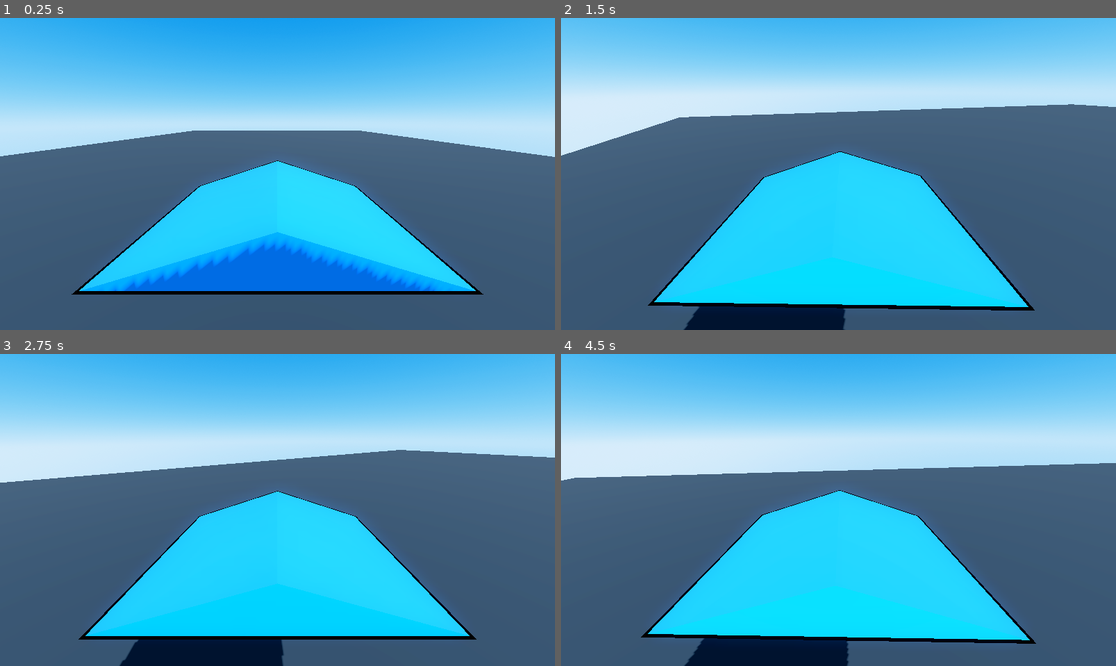
Above: before the commit, frames 1-4 (two rows, left to right).
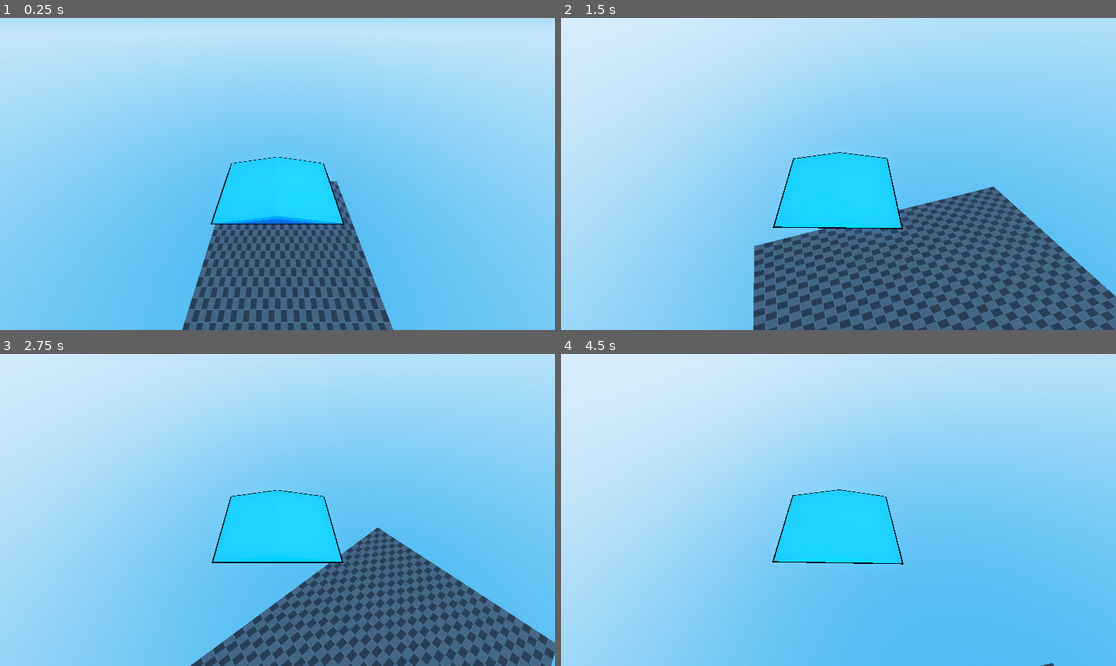
Above: after the commit, the same moments.

Repository: jake6724/flying-demo
Game: Godot game, scene res://scenes/World.tscn
Two runs of this game, one before a commit and one after it. Both use one fixed random seed, a clock stepped at 60 frames per second and the inputs below.
Inputs (mouse positions are in pixels of both pictures, inside the frame that each line leads up to):
- Up to frame 1 (0.25 s): no input
- Up to frame 2 (1.5 s): tap Enter at 0.5 s; move the mouse to (960, 158) at 0.52 s; hold D (move_right) 0.53-1.28 s; click (960, 158) at 0.6 s; move the mouse to (810, 174) at 1.27 s; hold W (move_up) from 1.28 s (still down); click (810, 174) at 1.35 s
- Up to frame 3 (2.75 s): keep holding W (move_up); move the mouse to (288, 503) at 2.02 s; click (288, 503) at 2.1 s
- Up to frame 4 (4.5 s): keep holding W (move_up); move the mouse to (832, 516) at 2.77 s; click (832, 516) at 2.85 s; move the mouse to (877, 513) at 3.52 s; click (877, 513) at 3.6 s; move the mouse to (794, 506) at 4.27 s; click (794, 506) at 4.35 s

The runs differ from the first frame. In frame 1, 89% of the frame differs, in the area x 0-100%, y 0-100%; in frame 2, 83%; in frame 3, 86%; in frame 4, 89%.

Commit message:
Update glider

Diff:
--- /dev/null
+++ b/materials/shaders/shader_material_grid.tres
@@ -0,0 +1,27 @@
+[gd_resource type="ShaderMaterial" load_steps=2 format=3 uid="uid://d3khmrjdetyq6"]
+
+[ext_resource type="Shader" uid="uid://tyj55hwswxnh" path="res://materials/shaders/grid.gdshader" id="1_s1ltx"]
+
+[resource]
+render_priority = 0
+shader = ExtResource("1_s1ltx")
+shader_parameter/subdivisions = 32.0
+shader_parameter/grid_width = 0.02
+shader_parameter/background_color = Color(0.2, 0.2, 0.2, 1)
+shader_parameter/background_color_two = Color(0.1, 0.1, 0.1, 1)
+shader_parameter/grid_color = Color(0.5, 0.5, 0.5, 1)
+shader_parameter/dashed_scale_x = 0.02
+shader_parameter/dashed_scale_y = 0.02
+shader_parameter/dashed_count_x = 1.0
+shader_parameter/dashed_count_y = 1.0
+shader_parameter/point_width = 0.021
+shader_parameter/point_color = Color(0, 0, 0, 1)
+shader_parameter/point_scale_x = 0.05
+shader_parameter/point_scale_y = 0.05
+shader_parameter/inside_width = 0.01
+shader_parameter/inside_subdivisions = 6.0
+shader_parameter/inside_color = Color(0.4, 0.4, 0.4, 1)
+shader_parameter/in_dashed_scale_x = 0.3
+shader_parameter/in_dashed_scale_y = 0.3
+shader_parameter/in_dashed_count_x = 6.0
+shader_parameter/in_dashed_count_y = 6.0
--- a/scenes/Glider.tscn
+++ b/scenes/Glider.tscn
@@ -4,14 +4,14 @@
 [ext_resource type="Material" uid="uid://bpt63yhb2lbod" path="res://materials/MaterialGlider.tres" id="1_epb0v"]
 
 [sub_resource type="PrismMesh" id="PrismMesh_2x8ny"]
-size = Vector3(6, 1, 5)
+size = Vector3(6, 0.5, 5)
 
 [sub_resource type="ConvexPolygonShape3D" id="ConvexPolygonShape3D_df3d8"]
 points = PackedVector3Array(0, 1.5, 0.25, 3, -1.5, 0.25, 0, 1.5, -0.25, -3, -1.5, 0.25, 3, -1.5, -0.25, -3, -1.5, -0.25)
 
 [node name="Glider" type="CharacterBody3D" node_paths=PackedStringArray("camera", "camera_pivot", "skin")]
 script = ExtResource("1_df3d8")
-camera = NodePath("CameraPivot/Camera")
+camera = NodePath("CameraPivot/SpringArm3D/Camera3D")
 camera_pivot = NodePath("CameraPivot")
 skin = NodePath("MeshInstance3D")
 metadata/_custom_type_script = "uid://dtwoetsvw63ul"
@@ -26,5 +26,9 @@
 
 [node name="CameraPivot" type="Node3D" parent="."]
 
-[node name="Camera" type="Camera3D" parent="CameraPivot"]
-transform = Transform3D(1, 0, 0, 0, 0.9659259, 0.25881907, 0, -0.25881907, 0.9659258, 0, 2, 5)
+[node name="SpringArm3D" type="SpringArm3D" parent="CameraPivot"]
+transform = Transform3D(1, 0, 0, 0, 0.8079899, 0.5891963, 0, -0.5891963, 0.8079899, 0, 0, -1)
+collision_mask = 0
+spring_length = 12.0
+
+[node name="Camera3D" type="Camera3D" parent="CameraPivot/SpringArm3D"]
--- a/scenes/World.tscn
+++ b/scenes/World.tscn
@@ -1,8 +1,8 @@
-[gd_scene load_steps=9 format=3 uid="uid://c78qi5xkjwlxr"]
+[gd_scene load_steps=7 format=3 uid="uid://c78qi5xkjwlxr"]
 
 [ext_resource type="Texture2D" uid="uid://hil1bhbxqduk" path="res://assets/AllSkyFree_Sky_ClearBlueSky_Equirect.png" id="1_kqs1s"]
-[ext_resource type="Shader" uid="uid://tyj55hwswxnh" path="res://materials/shaders/grid.gdshader" id="2_7g83o"]
 [ext_resource type="PackedScene" uid="uid://bm6rm6n3jxstv" path="res://scenes/Glider.tscn" id="2_32lhk"]
+[ext_resource type="Material" uid="uid://d3khmrjdetyq6" path="res://materials/shaders/shader_material_grid.tres" id="3_7g83o"]
 
 [sub_resource type="PanoramaSkyMaterial" id="PanoramaSkyMaterial_32lhk"]
 panorama = ExtResource("1_kqs1s")
@@ -16,34 +16,6 @@
 tonemap_mode = 2
 glow_enabled = true
 
-[sub_resource type="ShaderMaterial" id="ShaderMaterial_7g83o"]
-render_priority = 0
-shader = ExtResource("2_7g83o")
-shader_parameter/subdivisions = 32.0
-shader_parameter/grid_width = 0.02
-shader_parameter/background_color = Color(0.2, 0.2, 0.2, 1)
-shader_parameter/background_color_two = Color(0.1, 0.1, 0.1, 1)
-shader_parameter/grid_color = Color(0.5, 0.5, 0.5, 1)
-shader_parameter/dashed_scale_x = 0.02
-shader_parameter/dashed_scale_y = 0.02
-shader_parameter/dashed_count_x = 1.0
-shader_parameter/dashed_count_y = 1.0
-shader_parameter/point_width = 0.021
-shader_parameter/point_color = Color(0, 0, 0, 1)
-shader_parameter/point_scale_x = 0.05
-shader_parameter/point_scale_y = 0.05
-shader_parameter/inside_width = 0.01
-shader_parameter/inside_subdivisions = 6.0
-shader_parameter/inside_color = Color(0.4, 0.4, 0.4, 1)
-shader_parameter/in_dashed_scale_x = 0.3
-shader_parameter/in_dashed_scale_y = 0.3
-shader_parameter/in_dashed_count_x = 6.0
-shader_parameter/in_dashed_count_y = 6.0
-
-[sub_resource type="StandardMaterial3D" id="StandardMaterial3D_1lgw5"]
-next_pass = SubResource("ShaderMaterial_7g83o")
-albedo_color = Color(0.1584723, 0.15847233, 0.1584723, 1)
-
 [node name="World" type="Node3D"]
 
 [node name="WorldEnvironment" type="WorldEnvironment" parent="."]
@@ -53,11 +25,11 @@
 transform = Transform3D(-0.8660254, -0.43301278, 0.25, 0, 0.49999997, 0.86602545, -0.50000006, 0.75, -0.43301266, 0, 0, 0)
 shadow_enabled = true
 
+[node name="Glider" parent="." instance=ExtResource("2_32lhk")]
+transform = Transform3D(1, 0, 0, 0, 1, 0, 0, 0, 1, 0, 211, 68)
+
 [node name="CSGBox3D" type="CSGBox3D" parent="."]
-transform = Transform3D(1, 0, 0, 0, 1, 0, 0, 0, 1, -0.5, 0, 13)
+transform = Transform3D(1, 0, 0, 0, 1, 0, 0, 0, 1, 9, 0, -34.5)
 use_collision = true
-size = Vector3(116, 1, 167)
-material = SubResource("StandardMaterial3D_1lgw5")
-
-[node name="Glider" parent="." instance=ExtResource("2_32lhk")]
-transform = Transform3D(1, 0, 0, 0, 1, 0, 0, 0, 1, 0, 6, 68)
+size = Vector3(187, 1, 332)
+material = ExtResource("3_7g83o")
--- a/scripts/glider.gd
+++ b/scripts/glider.gd
@@ -6,13 +6,13 @@
 var camera_input_direction: Vector2
 
 var move_direction: Vector3
-var move_speed: float = 10.0
-var acceleration: float = 70.0
+var move_speed: float = 50.0
+var acceleration: float = 200.0
 
 var max_tilt: float = 45
 var tilt: float = 0.0
-var tilt_multiplier: float = 1.2
-var level_out_multiplier: float = 25.0
+var tilt_multiplier: float = 1.8
+var level_out_multiplier: float = 40.0
 
 var gravity: float = 0
 
@@ -42,12 +42,11 @@
 			camera_input_direction = event.screen_relative * mouse_sensitivty
 			tilt = (clampf(tilt + deg_to_rad((-event.screen_relative.x * tilt_multiplier)), -max_tilt, max_tilt))
 
-
 func _physics_process(delta):
 	# Set X and Y camera rotation. Clamp X axis so player cannot look fully up or down
 	camera_pivot.rotation.x -= camera_input_direction.y * delta
 	camera_pivot.rotation.y -= camera_input_direction.x  * delta
-	camera_pivot.rotation.x = clamp(camera_pivot.rotation.x, (-PI / 4.0), (PI / 6.0))
+	camera_pivot.rotation.x = clamp(camera_pivot.rotation.x, (-PI / 16.0), (PI / 6.0))
 
 	# Reset camera_input_direction for the next time _unhandled_input() is triggered
 	# If this is not reset, the camera will keep rotating until new input comes in
@@ -66,7 +65,7 @@
 	move_direction.y = 0.0 # Player will never give up-and-down move input. Jumping and falling with handle this
 	move_direction = move_direction.normalized() # This is just intended to be a direction vector so it needs to be normalized
 
-	# Acceleration can be added by using move_toward(). This will also prevent overshooting inheritly
+	# Acceleration can be added by using move_toward(). This will also prevent overshooting
 	var y_velocity = velocity.y
 	velocity.y = 0.0
 	velocity = velocity.move_toward((move_direction * move_speed), acceleration * delta)
